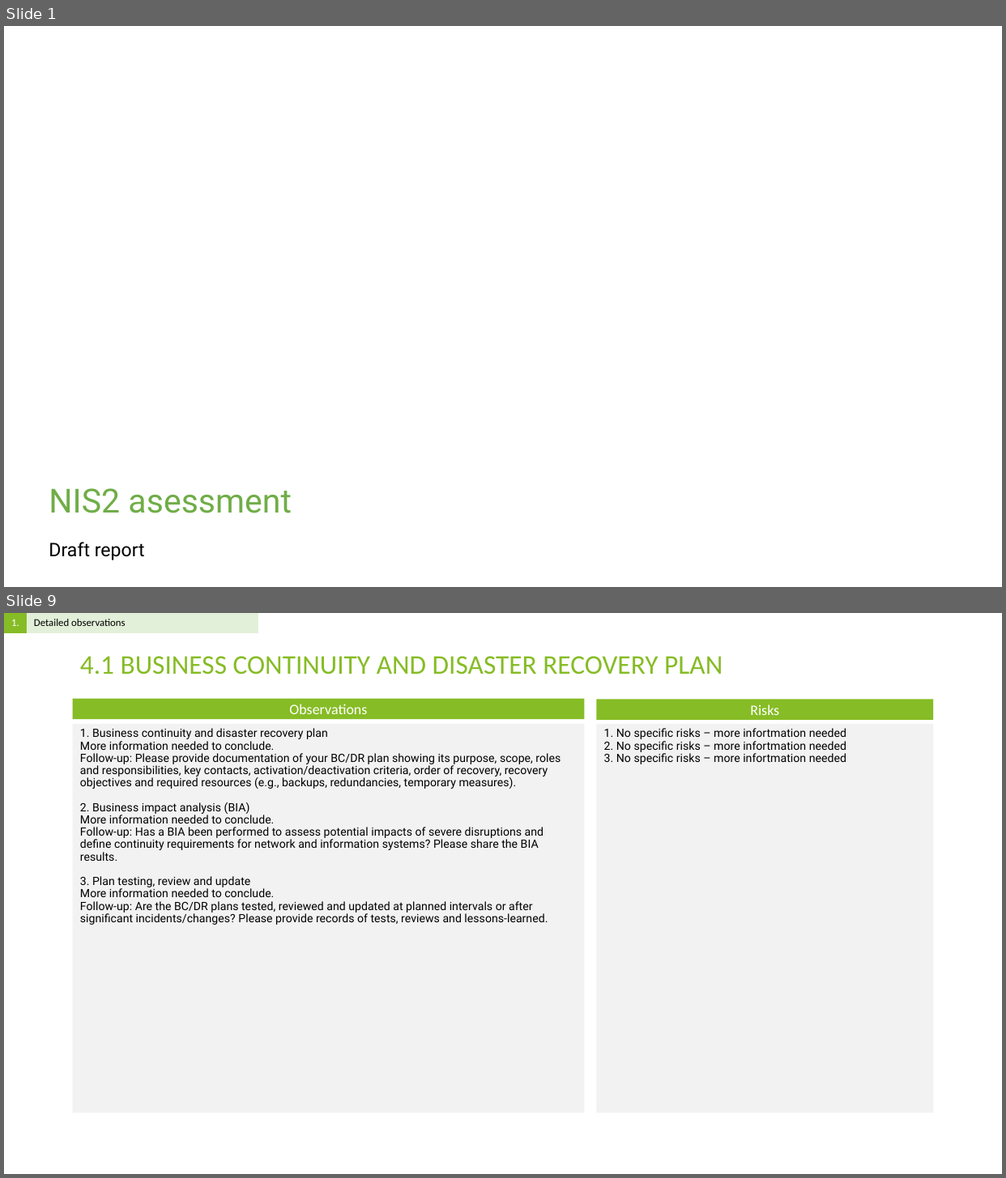
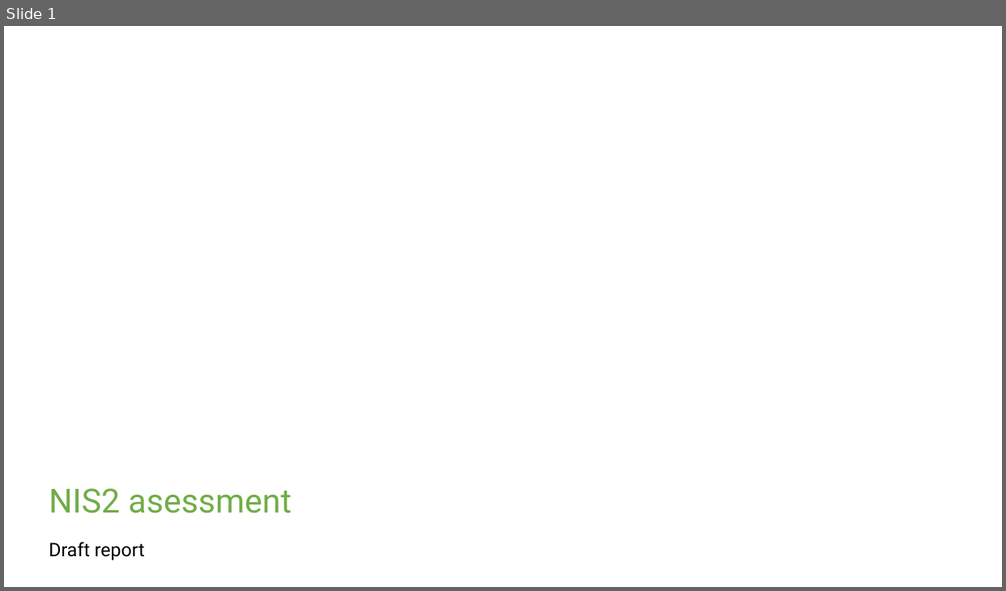
Before and after one commit to Rokas01/tprm, a slide deck: filename.pptx. Shown one above the other, each under a label of ours: slides 1 and 9 before the commit, slide 1 after it; the slides between them are not shown. The pictures are 1006x1178 and 1006x591 pixels, drawn with LibreOffice and Linux fonts; fonts in the diff are those of the drawing; background and template pictures are left out. Boxes give left, top, right and bottom in pixels: in the first picture for what was removed or moved away, otherwise in the second. Text is boxed around its words. In the diff, an @@ line names an element or a change of style, - is before the commit and + after.

```diff
--- a/filename.pptx
+++ b/filename.pptx
@@ slide 9 removed at <box>4,613,1002,1174</box>, background #FFFFFF @@
@@ table removed at <box>4,613,258,633</box>, 1 rows, 2 columns @@
-1. | Detailed observations
@@ title removed at <box>80,656,722,675</box> @@
-4.1 BUSINESS CONTINUITY AND DISASTER RECOVERY PLAN
@@ rectangle removed at <box>73,698,585,719</box> @@
-Observations
@@ rectangle removed at <box>597,699,934,720</box> @@
-Risks
@@ text removed at <box>73,724,585,1113</box> @@
-1. Business continuity and disaster recovery plan
-More information needed to conclude.
-Follow-up: Please provide documentation of your BC/DR plan showing its purpose, scope, roles and responsibilities, key contacts, activation/deactivation criteria, order of recovery, recovery objectives and required resources (e.g., backups, redundancies, temporary measures).
-2. Business impact analysis (BIA)
-More information needed to conclude.
-Follow-up: Has a BIA been performed to assess potential impacts of severe disruptions and define continuity requirements for network and information systems? Please share the BIA results.
-3. Plan testing, review and update
-More information needed to conclude.
-Follow-up: Are the BC/DR plans tested, reviewed and updated at planned intervals or after significant incidents/changes? Please provide records of tests, reviews and lessons-learned.
@@ text removed at <box>597,724,934,1113</box> @@
-1. No specific risks – more infortmation needed
-2. No specific risks – more infortmation needed
-3. No specific risks – more infortmation needed
```
Also in this commit, not shown: 4 slides changed, 21 other slides removed, 1 other file.
